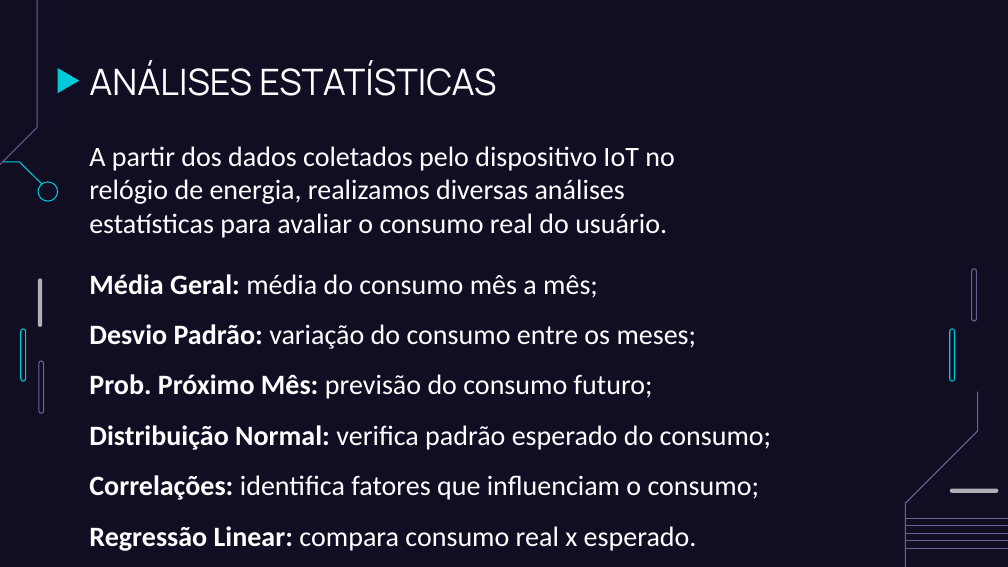
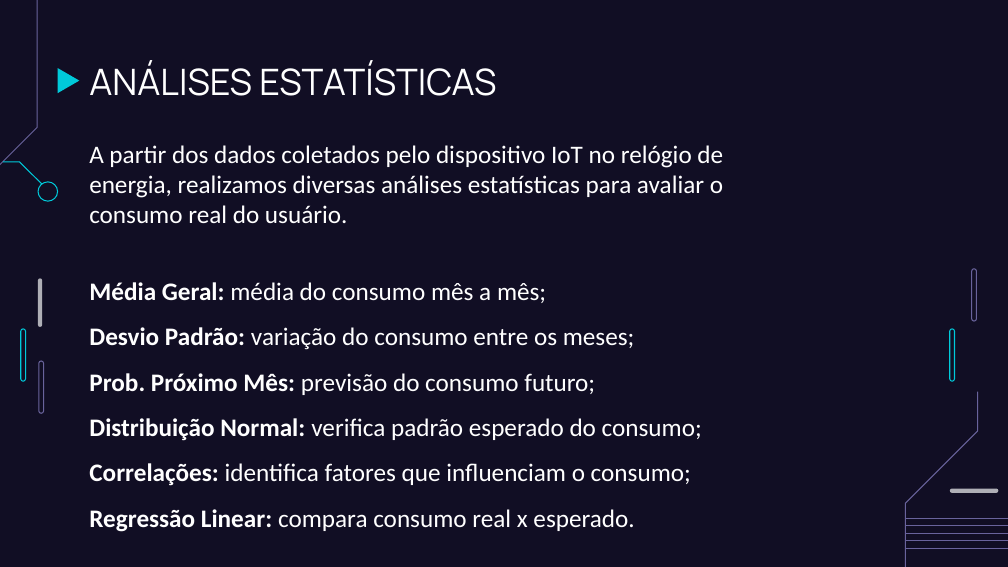
Before and after one commit to FatecFranca/DSM-G07-PI4-2025-2, a slide deck: slide 7 of monitor de energia eletrica.pptx. Drawn at 1008x567 pixels with LibreOffice and Linux fonts; fonts in the diff are those of the drawing. Boxes give left, top, right and bottom in pixels: in the first picture for what was removed or moved away, otherwise in the second. Text is boxed around its words. In the diff, an @@ line names an element or a change of style, - is before the commit and + after.

Commit message:
Relatório
Atualizando relatório do projeto de monitoramento de energia

```diff
--- a/monitor de energia eletrica.pptx
+++ b/monitor de energia eletrica.pptx
@@ text "A partir dos dados coletados ..." at (x1=89, y1=145, x2=723, y2=223): size 20 to 18 pt @@
@@ text "Média Geral: média do consumo ..." at (x1=89, y1=282, x2=702, y2=532): size 20 to 18 pt @@
@@ text "Média Geral: média do consumo ..." moved from (x1=89, y1=274, x2=772, y2=551) to (x1=89, y1=282, x2=702, y2=532) @@
```
Also in this commit, not shown: 2 other slides changed, 4 slides added.
